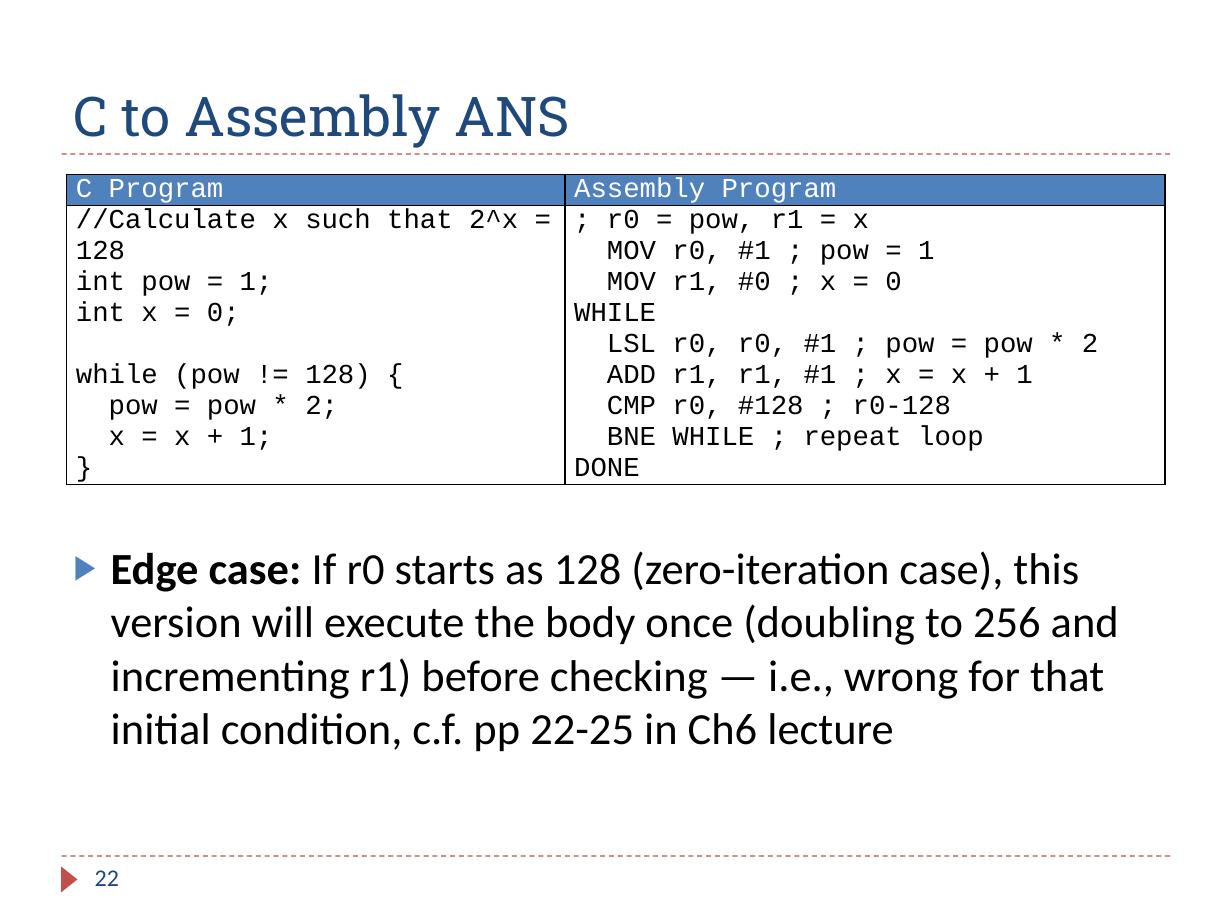
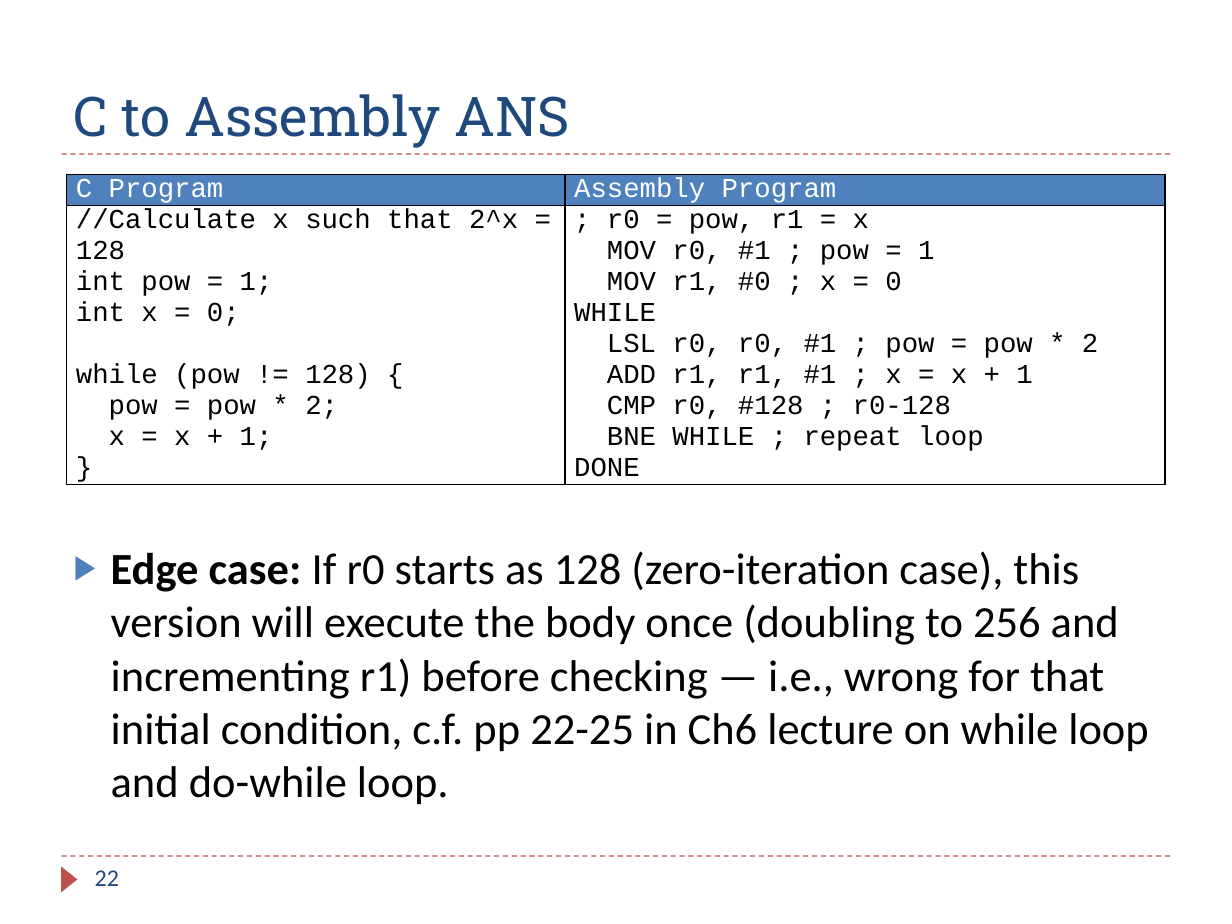
Before and after one commit to guhofstra/CSC111Fa25, a slide deck: slide 22 of PPTs/Ch6_ARM_Control_Flow_Exercises_ANS.pptx. Drawn at 1232x924 pixels with LibreOffice and Linux fonts; fonts in the diff are those of the drawing. Boxes give left, top, right and bottom in pixels: in the first picture for what was removed or moved away, otherwise in the second. Text is boxed around its words. In the diff, an @@ line names an element or a change of style, - is before the commit and + after.

```diff
--- a/PPTs/Ch6_ARM_Control_Flow_Exercises_ANS.pptx
+++ b/PPTs/Ch6_ARM_Control_Flow_Exercises_ANS.pptx
@@ text at (x1=111, y1=551, x2=1148, y2=805): text changed @@
-▶ Edge case: If r0 starts as 128 (zero-iteration case), this version will execute the body once (doubling to 256 and incrementing r1) before checking — i.e., wrong for that initial condition, c.f. pp 22-25 in Ch6 lecture
+▶ Edge case: If r0 starts as 128 (zero-iteration case), this version will execute the body once (doubling to 256 and incrementing r1) before checking — i.e., wrong for that initial condition, c.f. pp 22-25 in Ch6 lecture on while loop and do-while loop.
```
Also in this commit, not shown: 2 other slides changed, 1 other file.
